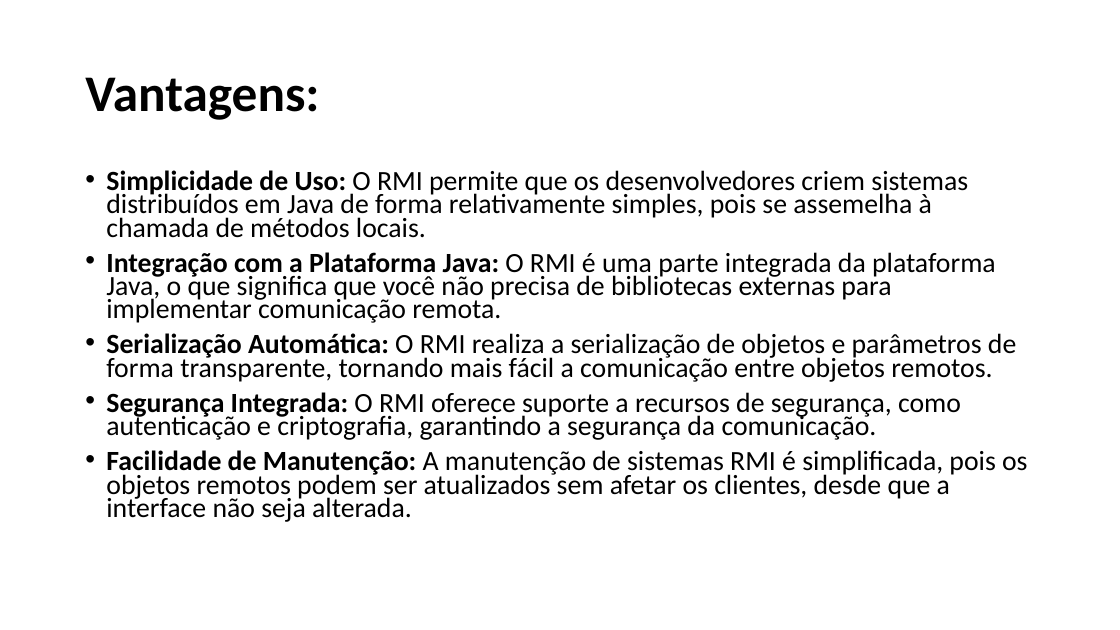
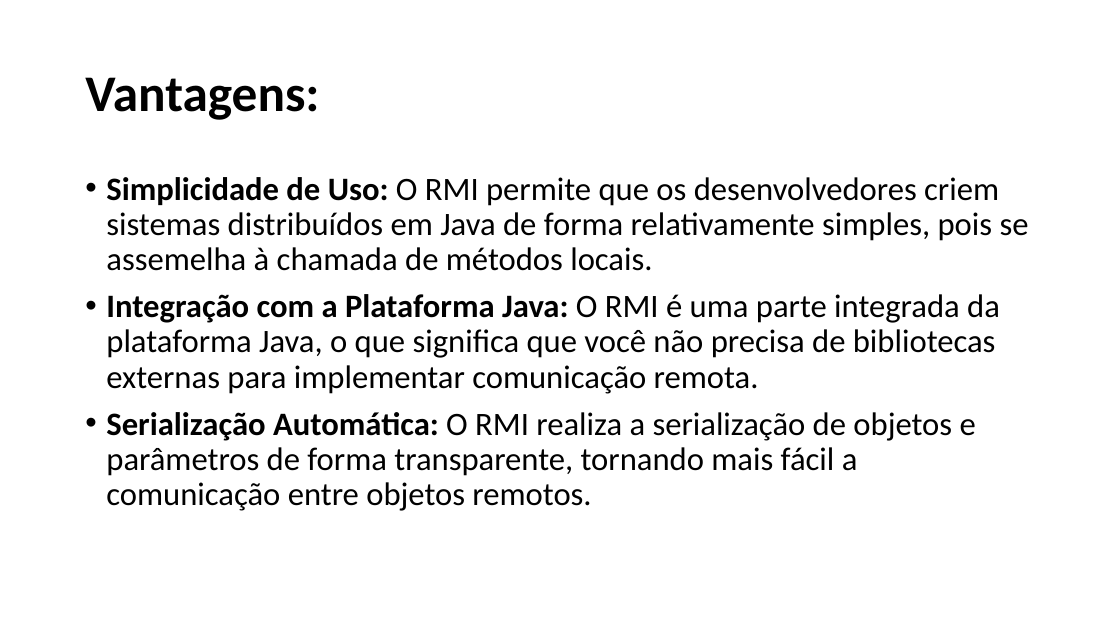
Before and after one commit to NocctisCaelus/PoC_Kaka, a slide deck: slide 8 of Apresentação.pptx. Drawn at 1120x630 pixels with LibreOffice and Linux fonts; fonts in the diff are those of the drawing. Boxes give left, top, right and bottom in pixels: in the first picture for what was removed or moved away, otherwise in the second. Text is boxed around its words. In the diff, an @@ line names an element or a change of style, - is before the commit and + after.

```diff
--- a/Apresentação.pptx
+++ b/Apresentação.pptx
@@ text "Simplicidade de Uso: O RMI ..." at (106,177,1029,511): size 23.8 to 28 pt; line spacing 0.7 to 0.9 @@
@@ text at (106,392,1027,522): paragraphs removed @@
-• Segurança Integrada: O RMI oferece suporte a recursos de segurança, como autenticação e criptografia, garantindo a segurança da comunicação.
-• Facilidade de Manutenção: A manutenção de sistemas RMI é simplificada, pois os objetos remotos podem ser atualizados sem afetar os clientes, desde que a interface não seja alterada.
```
Also in this commit, not shown: 7 other slides changed, 4 slides added, 4 slides removed.
